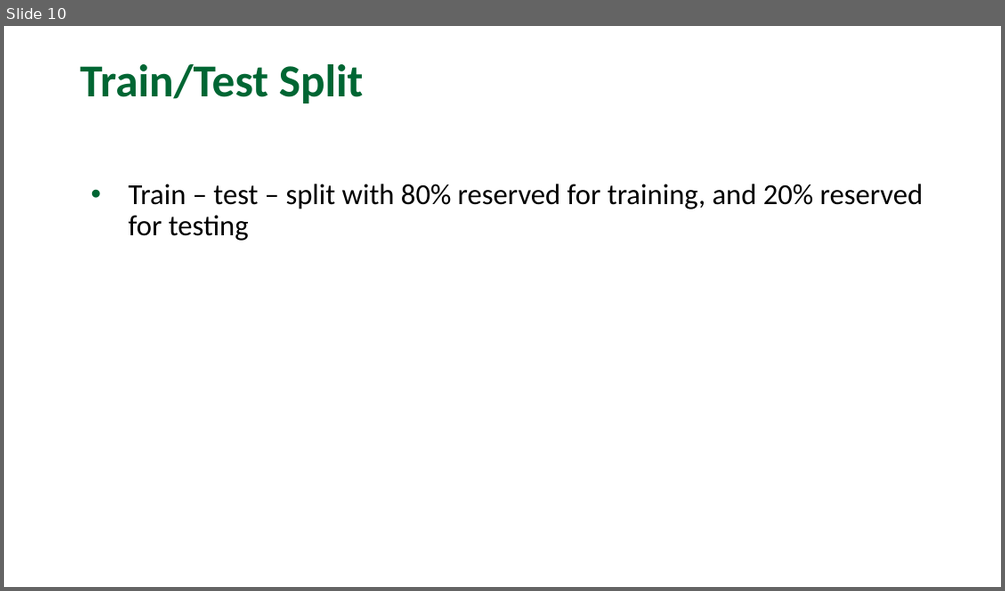
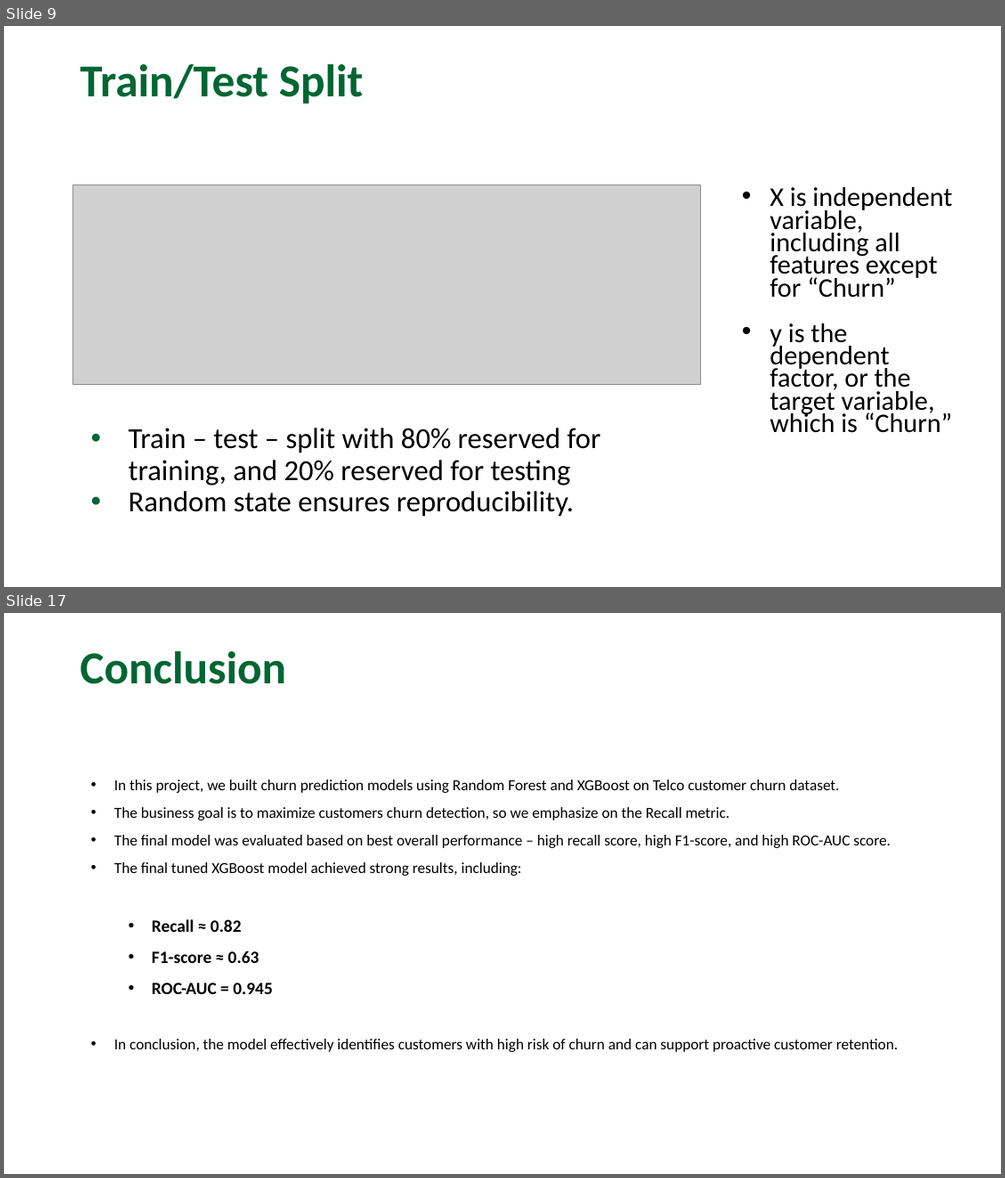
Before and after one commit to annguyenhuynh/AIT736-Team3, a slide deck: slides/AIT736_Final_Project_AnHuynh.pptx. Shown one above the other, each under a label of ours: slide 10 before the commit, slides 9 and 17 after it; the slides between them are not shown. The pictures are 1005x591 and 1005x1178 pixels, drawn with LibreOffice and Linux fonts; fonts in the diff are those of the drawing; grey boxes stand for pictures; background and template pictures are left out. Boxes give left, top, right and bottom in pixels: in the first picture for what was removed or moved away, otherwise in the second. Text is boxed around its words. In the diff, an @@ line names an element or a change of style, - is before the commit and + after.

```diff
--- a/slides/AIT736_Final_Project_AnHuynh.pptx
+++ b/slides/AIT736_Final_Project_AnHuynh.pptx
@@ slide 17 added at (4,613,1001,1174), background picture (left out) @@
@@ title added at (80,651,286,684), 44 pt, text #006633, bold @@
+Conclusion
@@ text added at (114,779,898,1052), 14.8 pt, text #000000 @@
+• In this project, we built churn prediction models using Random Forest and XGBoost on Telco customer churn dataset.
+• The business goal is to maximize customers churn detection, so we emphasize on the Recall metric.
+• The final model was evaluated based on best overall performance – high recall score, high F1-score, and high ROC-AUC score.
+• The final tuned XGBoost model achieved strong results, including:
+    • Recall ≈ 0.82
+    • F1-score ≈ 0.63
+    • ROC-AUC = 0.945
+• In conclusion, the model effectively identifies customers with high risk of churn and can support proactive customer retention.
@@ what was slide 10 is now slide 9 @@
@@ slide 9 changed as well @@
@@ picture added at (73,184,700,384) @@
@@ text added at (769,187,953,433), 25.9 pt, text #000000 @@
+• X is independent variable, including all features except for “Churn”
+• y is the dependent factor, or the target variable, which is “Churn”
@@ text "Train – test – split ...": place and size @@
-text "Train – test – split ..." at (129,184,923,240)
+text "Train – test – split ..." at (129,427,601,516)
@@ text at (129,491,574,516): paragraph added @@
+• Random state ensures reproducibility.
```
Also in this commit, not shown: 5 other slides changed, 10 other slides added, 11 slides removed.
